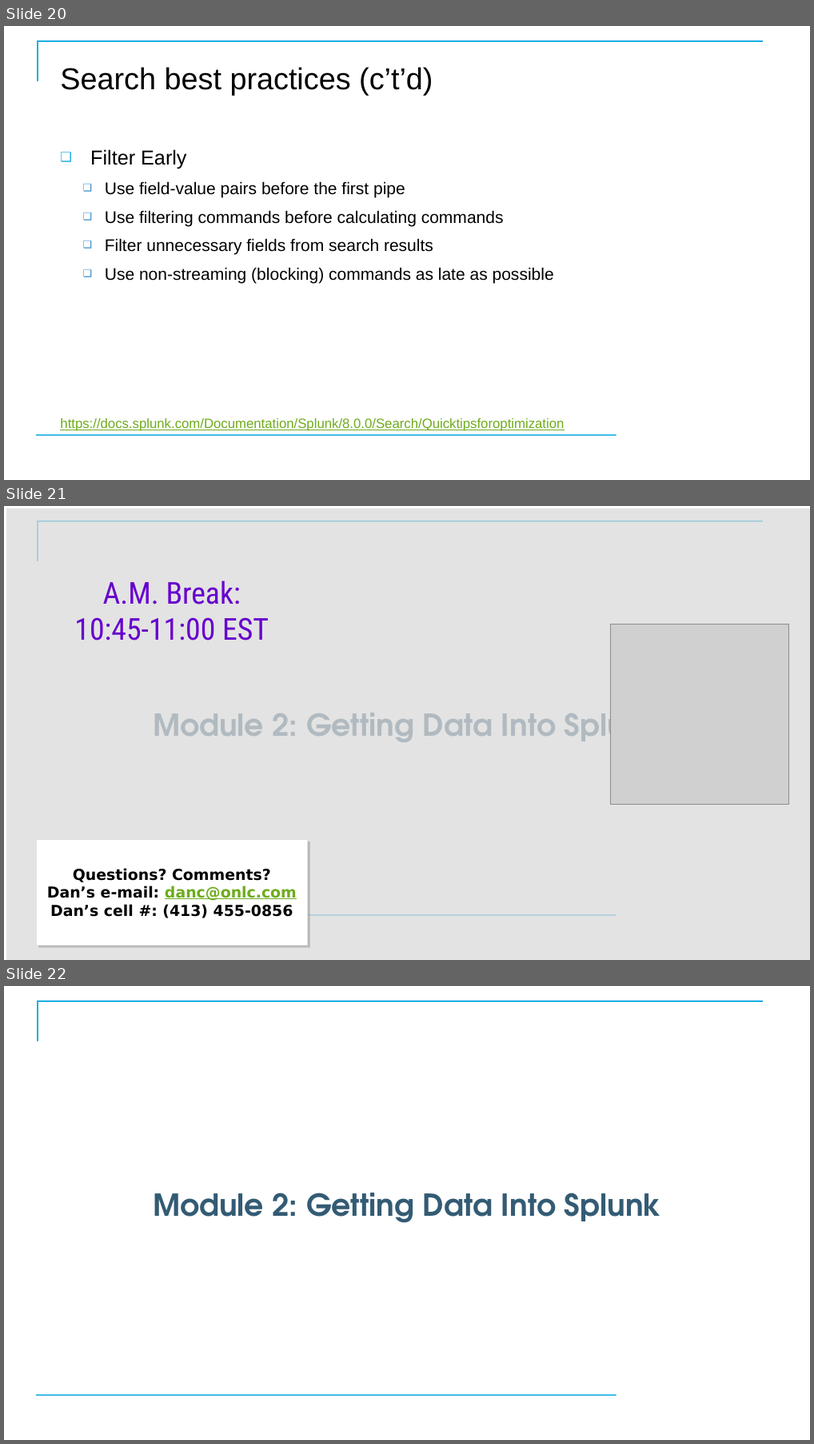
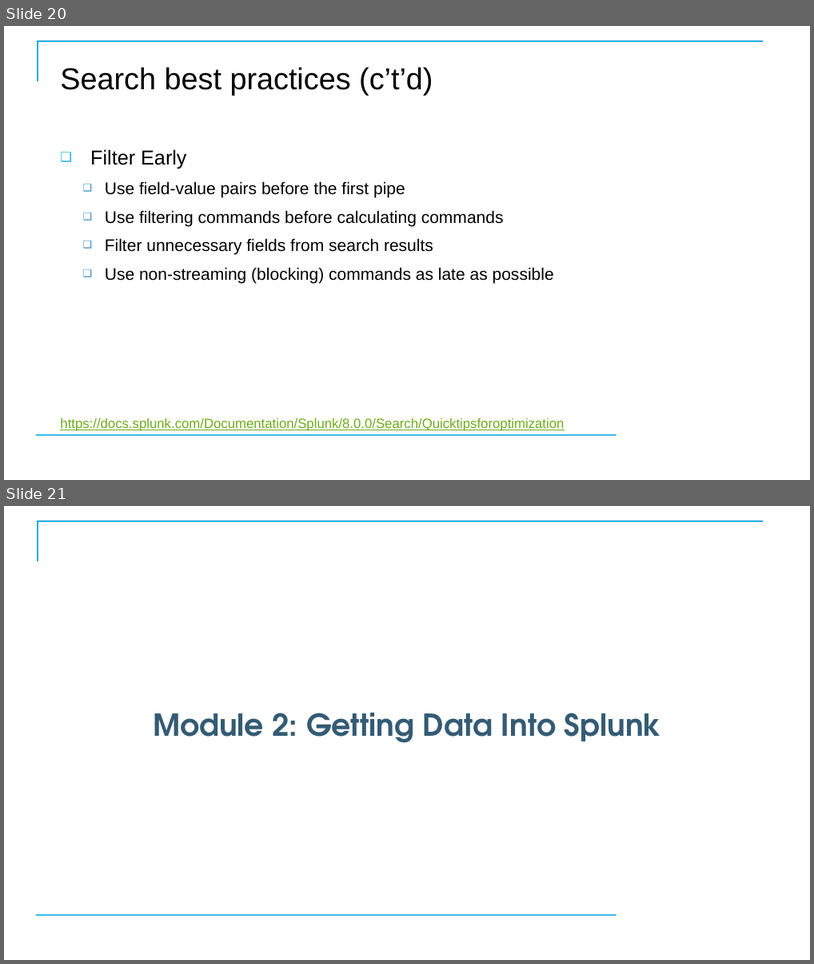
Before and after one commit to CostelloTechnicalConsulting/XSPLK2ClassFiles, a slide deck: ppt/SplunkFundamentals2v1_3.pptx. Shown one above the other, each under a label of ours: slides 20, 21 and 22 before the commit, slides 20 and 21 after it. The pictures are 814x1444 and 814x964 pixels, drawn with LibreOffice and Linux fonts; fonts in the diff are those of the drawing; grey boxes stand for pictures; background and template pictures are left out. Boxes give left, top, right and bottom in pixels: in the first picture for what was removed or moved away, otherwise in the second. Text is boxed around its words. In the diff, an @@ line names an element or a change of style, - is before the commit and + after.

```diff
--- a/ppt/SplunkFundamentals2v1_3.pptx
+++ b/ppt/SplunkFundamentals2v1_3.pptx
@@ slide 21 removed at <box>4,506,810,960</box>, background #FFFFFF; not listed: 2 template elements that a slide beside it also shows @@
@@ rectangle removed at <box>4,506,810,960</box> @@
@@ text removed at <box>74,580,269,640</box> @@
-A.M. Break:
-10:45-11:00 EST
@@ picture removed at <box>611,624,790,804</box> @@
@@ title removed at <box>153,703,662,748</box> @@
-Module 2: Getting Data Into Splunk
@@ rectangle removed at <box>37,840,308,944</box> @@
-Questions? Comments?
-Dan’s e-mail: danc@onlc.com
-Dan’s cell #: (413) 455-0856
@@ what was slide 22 is now slide 21 @@
```
Also in this commit, not shown: 5 slides changed, 1 slide added, 1 other slide removed.
